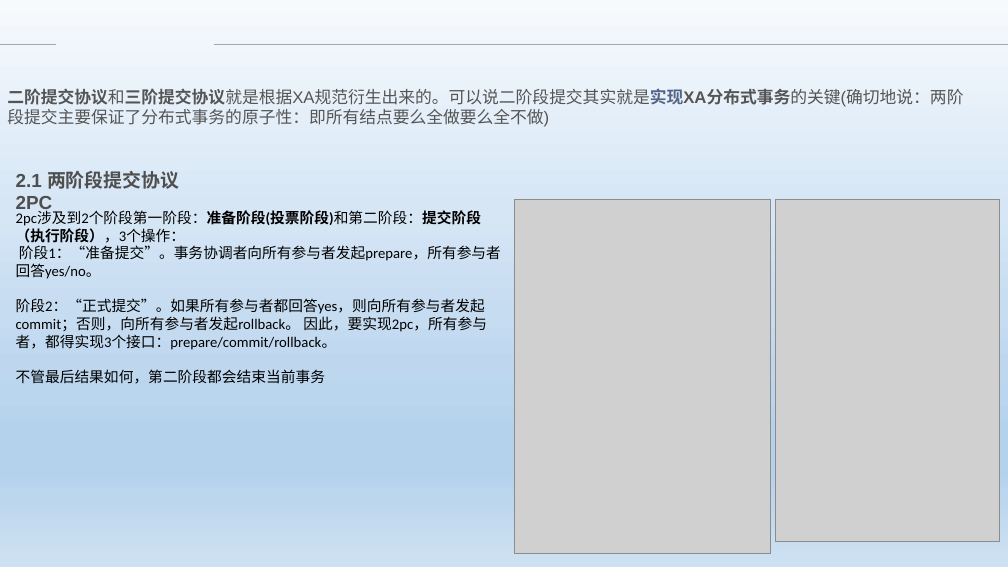
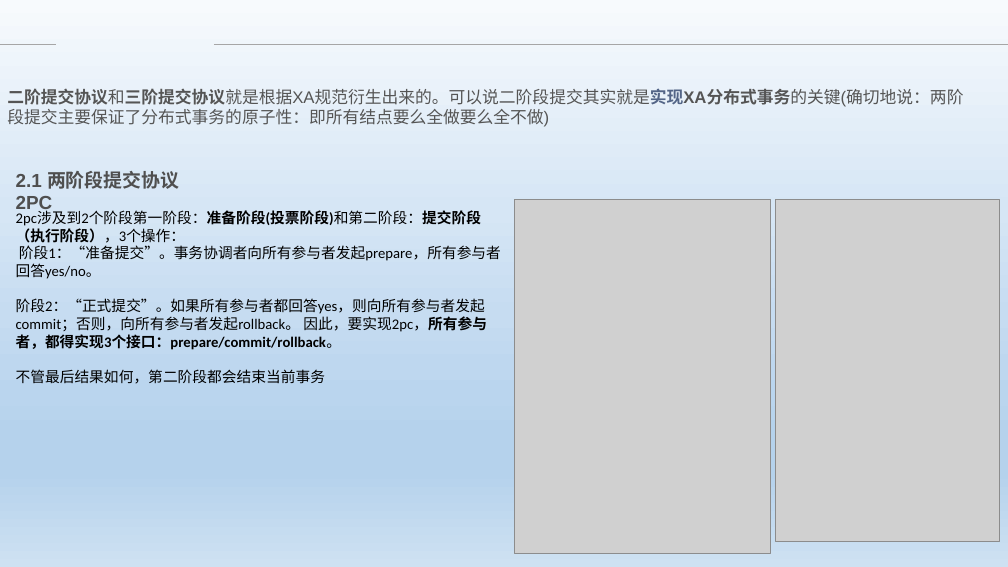
Before and after one commit to Heffie199/zhao_Note, a slide deck: slide 14 of 分布式事务的解决方案 .pptx. Drawn at 1008x567 pixels with LibreOffice and Linux fonts; fonts in the diff are those of the drawing; grey boxes stand for pictures; background and template pictures are left out. Boxes give left, top, right and bottom in pixels: in the first picture for what was removed or moved away, otherwise in the second. Text is boxed around its words. In the diff, an @@ line names an element or a change of style, - is before the commit and + after.

```diff
--- a/分布式事务的解决方案 .pptx
+++ b/分布式事务的解决方案 .pptx
@@ text at box(16, 298, 487, 350): bold on in "因此，要实现2pc，所有参与者，都得实现3个接口：prepare/commit/rollback。" @@
```
Also in this commit, not shown: 11 other slides changed, 2 other files.
